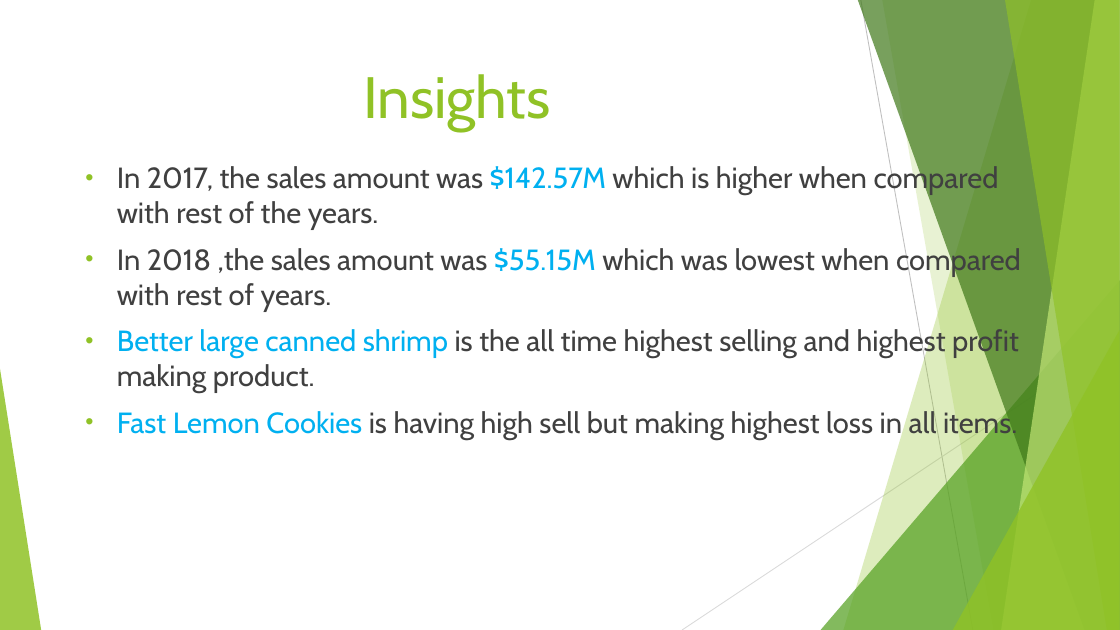
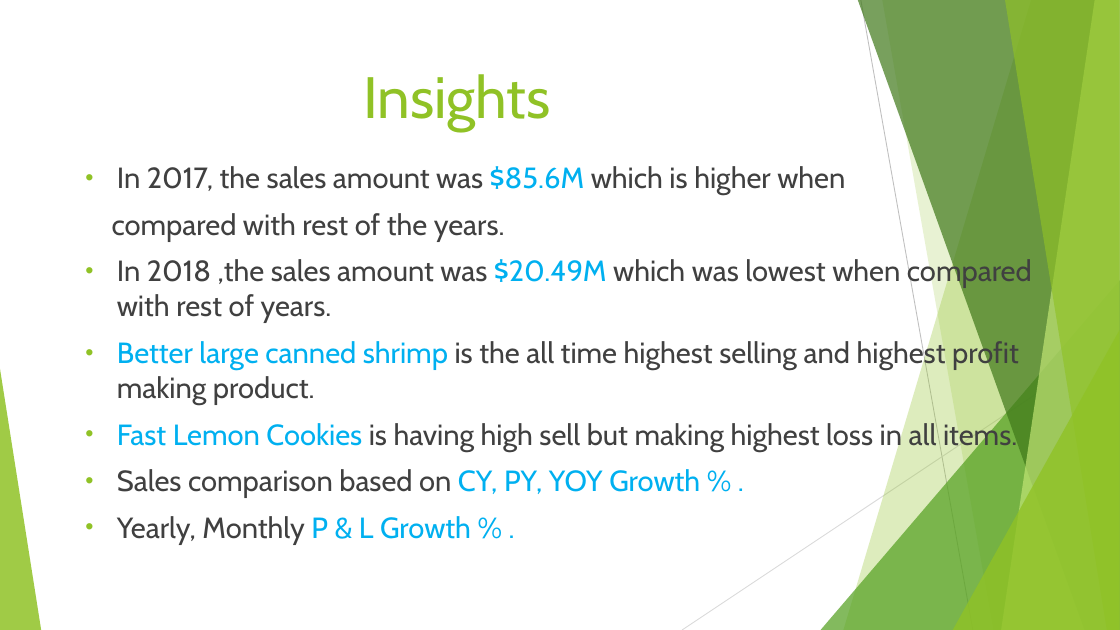
Before and after one commit to kshitijyejare/Amazon-sales-analysis, a slide deck: slide 9 of Detailed Report Amazon.pptx. Drawn at 1120x630 pixels with LibreOffice and Linux fonts; fonts in the diff are those of the drawing. Boxes give left, top, right and bottom in pixels: in the first picture for what was removed or moved away, otherwise in the second. Text is boxed around its words. In the diff, an @@ line names an element or a change of style, - is before the commit and + after.

Commit message:
Add files via upload
Finding Sales & Profit Trend month wise, year wise, yearly month wise.
Dashboards – Sales View and Finance View.
Identify the highest selling products and profit.
Identify the bottom loss-making products.

```diff
--- a/Detailed Report Amazon.pptx
+++ b/Detailed Report Amazon.pptx
@@ text at box(112, 166, 1032, 323): text changed @@
-• In 2017, the sales amount was $142.57M which is higher when compared with rest of the years.
-• In 2018 ,the sales amount was $55.15M which was lowest when compared with rest of years.
+• In 2017, the sales amount was $85.6M which is higher when
+compared with rest of the years.
+• In 2018 ,the sales amount was $20.49M which was lowest when compared with rest of years.
@@ text at box(117, 469, 700, 544): paragraphs added @@
+• Sales comparison based on CY, PY, YOY Growth % .
+• Yearly, Monthly P & L Growth % .
```
Also in this commit, not shown: 4 other slides changed, 10 other files.
